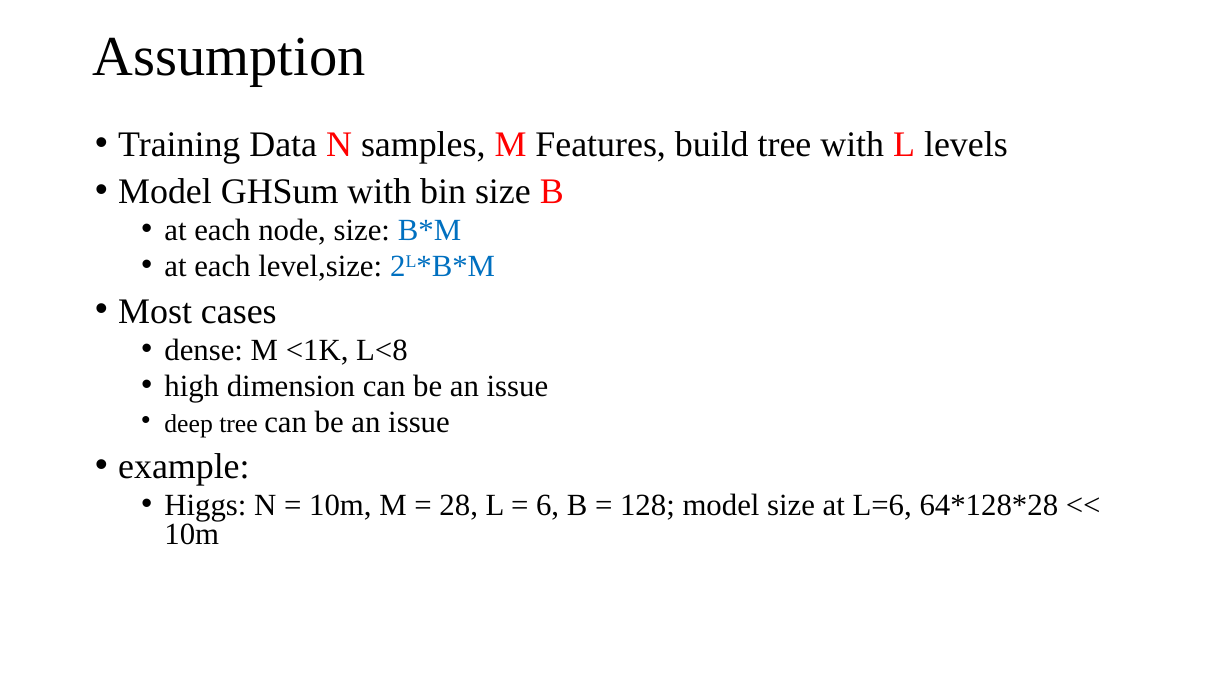
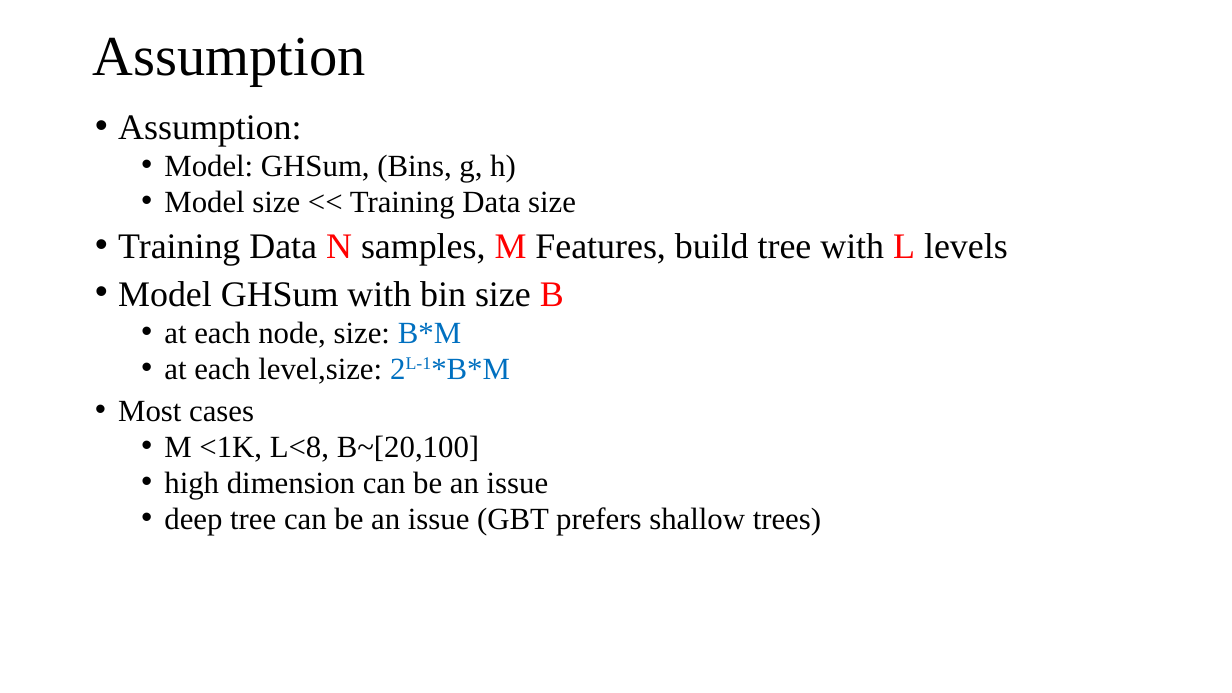
Before and after one commit to DSC-SPIDAL/harp, a slide deck: slide 17 of doc/meeting/0919-DistributedGBT-II/DistributedGBT-II-09192018.pptx. Drawn at 1232x693 pixels with LibreOffice and Linux fonts; fonts in the diff are those of the drawing. Boxes give left, top, right and bottom in pixels: in the first picture for what was removed or moved away, otherwise in the second. Text is boxed around its words. In the diff, an @@ line names an element or a change of style, - is before the commit and + after.

```diff
--- a/doc/meeting/0919-DistributedGBT-II/DistributedGBT-II-09192018.pptx
+++ b/doc/meeting/0919-DistributedGBT-II/DistributedGBT-II-09192018.pptx
@@ text "Assumption:": place and size @@
-text "Assumption:" at <box>118,131,1059,545</box>
+text "Assumption:" at <box>118,115,1008,535</box>
@@ text at <box>118,115,576,218</box>: paragraphs added @@
+• Assumption:
+  • Model: GHSum, (Bins, g, h)
+  • Model size << Training Data size
@@ text at <box>164,357,510,384</box>: text changed @@
-  • at each level,size: 2L*B*M
+  • at each level,size: 2L-1*B*M
@@ text at <box>118,400,254,422</box>: size 28 to 24 pt in "Most cases" @@
@@ text at <box>164,435,479,462</box>: text changed @@
-  • dense: M <1K, L<8
+  • M <1K, L<8, B~[20,100]
@@ text at <box>164,507,821,535</box>: text changed @@
-  • deep tree can be an issue
-• example:
-  • Higgs: N = 10m, M = 28, L = 6, B = 128; model size at L=6, 64*128*28 << 10m
+  • deep tree can be an issue (GBT prefers shallow trees)
```
Also in this commit, not shown: 2 other slides changed, 3 slides added, 4 other files.
